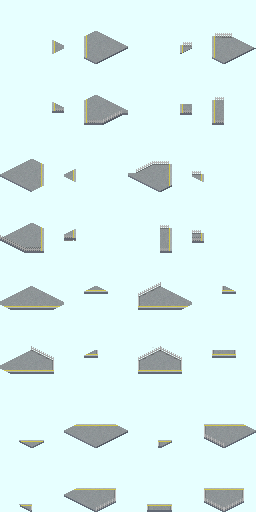
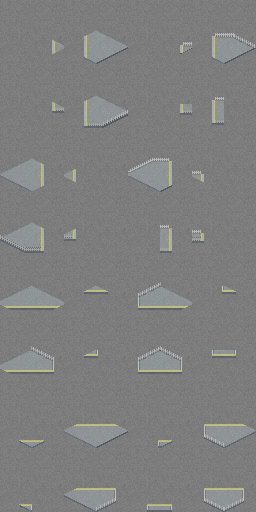
Before/after of a (256, 512) layered artwork. What changed in the layer stack:
removed group "レイヤーグループ #1" (9 layers) from group "assy" over [31, 110, 243, 511]
removed layer "貼り付けられたレイヤー #11" from group "レイヤーグループ #1" over [103, 110, 122, 123]
removed layer "貼り付けられたレイヤー #10" from group "レイヤーグループ #1" over [225, 502, 243, 511]
removed layer "貼り付けられたレイヤー #9" from group "レイヤーグループ #1" over [97, 502, 115, 511]
removed layer "貼り付けられたレイヤー #8" from group "レイヤーグループ #1" over [205, 502, 220, 511]
removed layer "貼り付けられたレイヤー #7" from group "レイヤーグループ #1" over [205, 438, 220, 447]
removed layer "貼り付けられたレイヤー #6" from group "レイヤーグループ #1" over [152, 347, 182, 360]
moved "貼り付けられたレイヤー #3" into group "assy", painted on it over [138, 34, 255, 297]
moved "貼り付けられたレイヤー #4" into group "assy", painted on it over [87, 110, 161, 361]
renamed "貼り付けられたレイヤー #13" to "Fences", painted on it over [0, 33, 244, 511]
removed layer "Fence" from group "assy" over [0, 33, 244, 510]
moved "貼り付けられたレイヤー #5" into group "レイヤーグループ #3", painted on it over [31, 111, 128, 361]
painted on "FenceShadow" over [65, 37, 234, 238]
removed layer "レイヤーグループ #2" (was overlay) from group "レイヤーグループ" over [0, 31, 256, 511]
added group "Homes" with 46 layers in group "レイヤーグループ" over [0, 0, 256, 512]
added layer "Platform_Noise.xcf" (overlay) in group "Homes" over [0, 0, 256, 512]
moved "Side" into group "Homes" over [0, 31, 256, 512]
painted on "[29]" over [64, 238, 76, 241]
painted on "[26]" over [128, 161, 172, 176]
painted on "[21]" over [84, 95, 128, 128]
